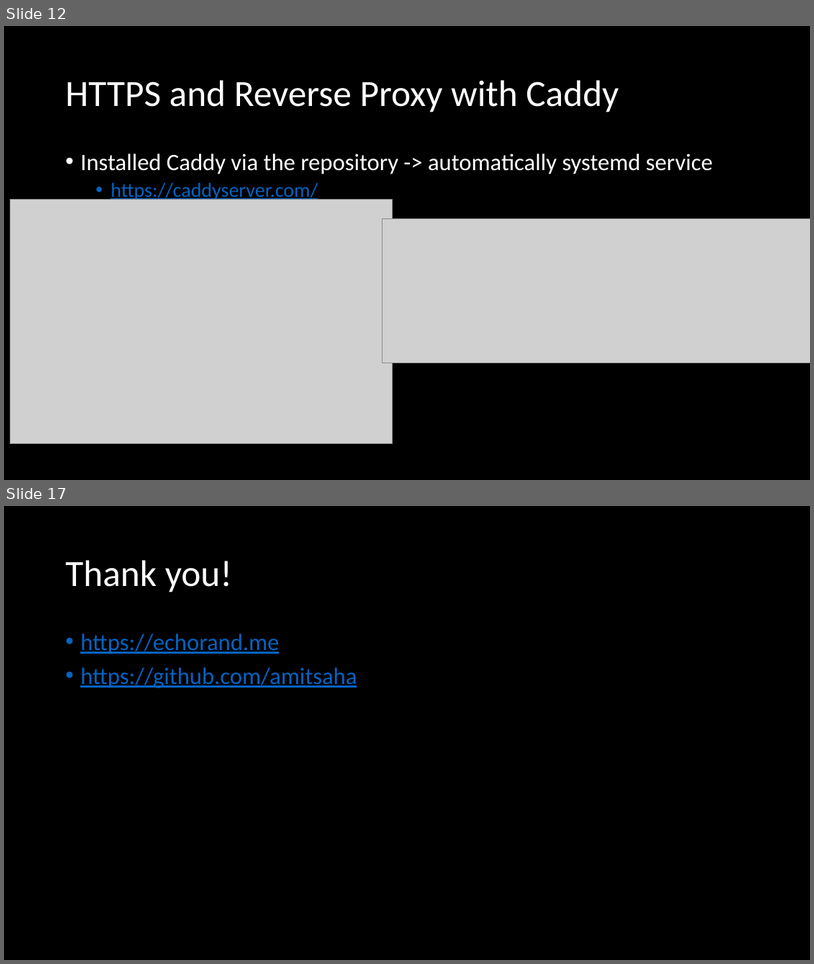
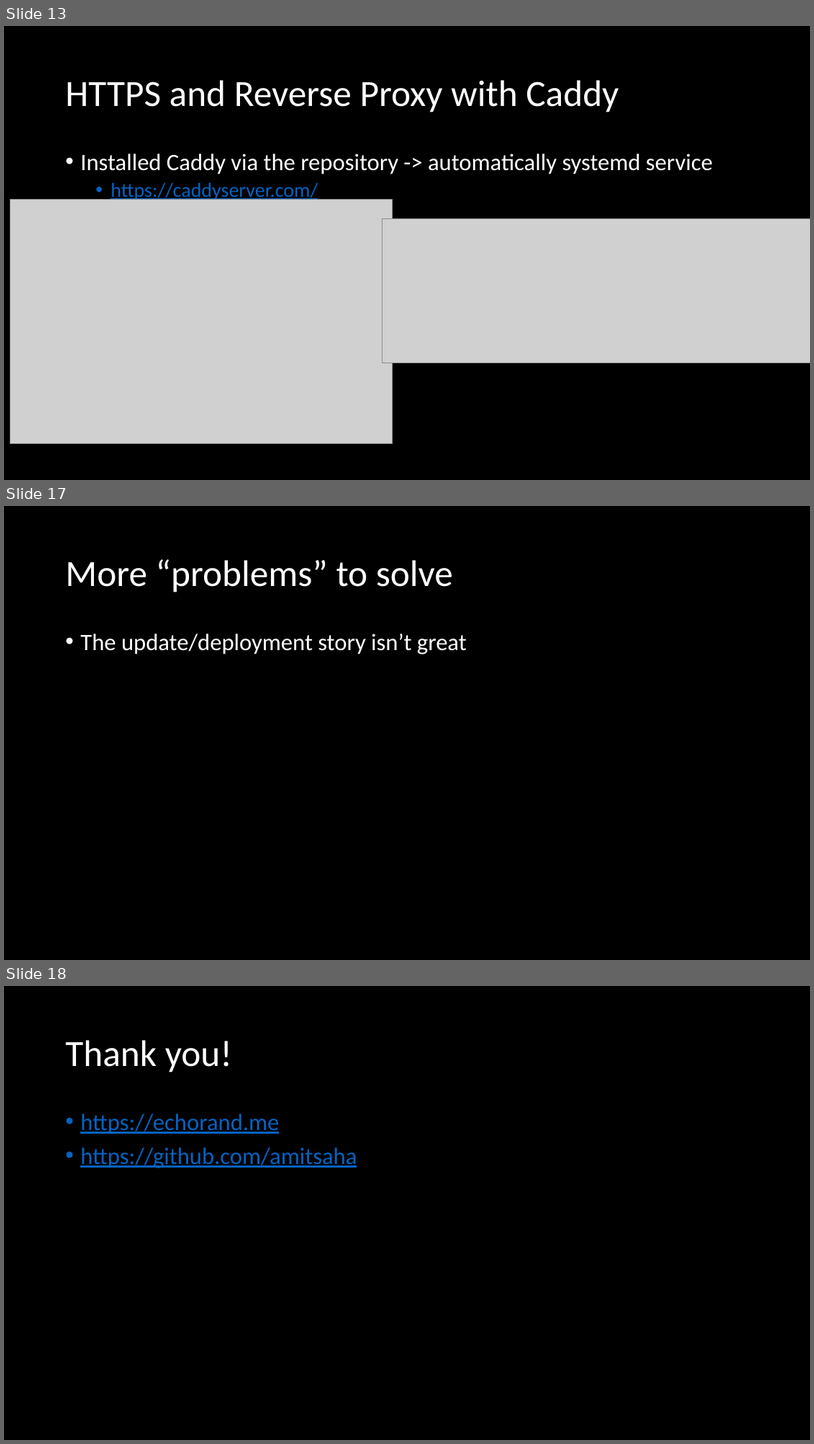
Before and after one commit to amitsaha/website2bin, a slide deck: presentation/gophercon-2021-lightning.pptx. Shown one above the other, each under a label of ours: slides 12 and 17 before the commit, slides 13, 17 and 18 after it; the slides between them are not shown. The pictures are 814x964 and 814x1444 pixels, drawn with LibreOffice and Linux fonts; fonts in the diff are those of the drawing; grey boxes stand for pictures. Boxes give left, top, right and bottom in pixels: in the first picture for what was removed or moved away, otherwise in the second. Text is boxed around its words. In the diff, an @@ line names an element or a change of style, - is before the commit and + after.

```diff
--- a/presentation/gophercon-2021-lightning.pptx
+++ b/presentation/gophercon-2021-lightning.pptx
@@ slide 17 added at (x1=4, y1=506, x2=810, y2=960), background #000000 @@
@@ title added at (x1=65, y1=559, x2=453, y2=592), 44 pt, text #FFFFFF @@
+More “problems” to solve
@@ text added at (x1=80, y1=633, x2=467, y2=654), 28 pt, text #FFFFFF @@
+• The update/deployment story isn’t great
@@ what was slide 12 is now slide 13 @@
@@ what was slide 17 is now slide 18 @@
```
Also in this commit, not shown: 7 slides changed, 1 other slide added, 1 slide removed, 3 other files.
